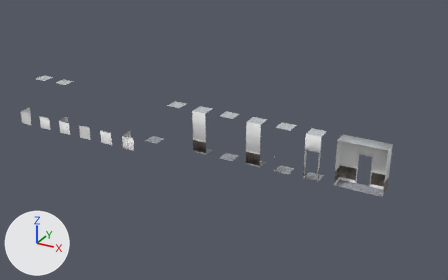
The Blender file blender/level one/sun tiles.blend, before and after one commit.
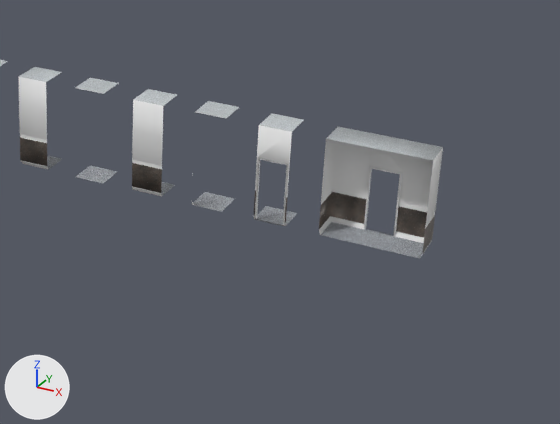
The first picture shows the older version from a 50 mm lens placed at (15.8, -33.1, 17.7), pointed at (-2.9, 1.0, 0.7). The close-ups show both versions on the part from 41% to 100% of the width and 27% to 98% of the height of that picture; other places that the commit changed are outside them. Arrows for +X, +Y and +Z are at lower left; the lights stay in place.

Names of what the first close-up shows: 'cornerin-col', 'cornerout-col', 'doorway-col', 'doorwayop-col', 'floor-col', 'wall-col'.
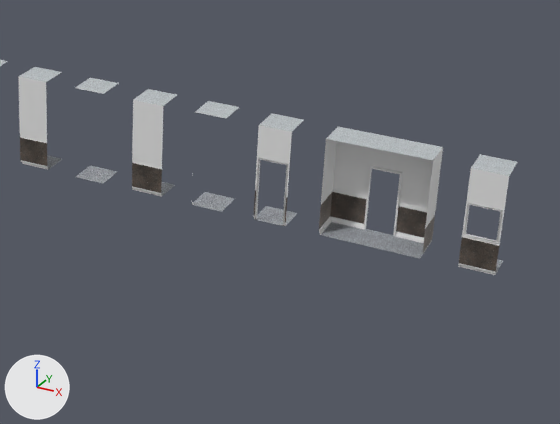
Changed parts and their boxes (x1, y1, x2, y2) in the close-ups (560 x 424 px):
'window-col', added
    after: (458, 154, 517, 275)
    faces in mat_material_001 (its picture is missing): (462, 168, 509, 241)
    faces in mat_material (picture img_diamond_plate_jpg): (459, 237, 499, 272)
    faces in mat_material_002 (picture img_sun_tiles_popcorn_ceiling_webp): (471, 154, 517, 176)
    faces in mat_material_004 (its picture is missing): (458, 202, 503, 275)
part 1 of me_plane, shading changed
    both: (132, 89, 177, 196)
part 2 of me_plane_001, shading changed
    both: (18, 67, 49, 170)
part 3 of me_plane_016, shading changed
    both: (254, 113, 304, 226)
part 4 of me_plane_019, shading changed
    both: (319, 127, 443, 258)

Diff of the bpy script that builds the scene:
```diff
--- a/blender/level one/sun tiles.blend.py
+++ b/blender/level one/sun tiles.blend.py
@@ me_plane @@
 me_plane.from_pydata(...)  # 64 vertices, 31 faces; spans x -0.5..0.5, y -0.5..0.5, z 0.0..3.0
 # used by ob_wall_col; location = (0.0, 0.0, 0.0)
+# me_plane part 1: all faces are now shaded flat (31 of 31 changed)
 me_plane.materials.append(mat_material_001)
@@ me_plane_001 @@
 me_plane_001.from_pydata(...)  # 89 vertices, 58 faces; spans x -0.5..0.5, y -0.5..0.5, z 0.0..3.0
 # used by ob_cornerin_col; location = (-4.0, 0.0, 0.0)
+# me_plane_001 part 2: 58 kept faces spanning x -0.5..0.5, y -0.5..0.5, z 0.0..3.0 are now shaded flat
 me_plane_001.materials.append(mat_material_001)
@@ me_plane_016 @@
 me_plane_016.from_pydata(...)  # 130 vertices, 68 faces; spans x -0.5..0.5, y -0.5..0.5, z 0.0..3.0
 # used by ob_doorway_col; location = (4.0, 0.0, 0.0)
+# me_plane_016 part 3: all faces are now shaded flat (61 of 68 changed)
 me_plane_016.materials.append(mat_material_001)
@@ me_plane_019 @@
 me_plane_019.from_pydata(...)  # 248 vertices, 184 faces; spans x -0.5..0.5, y -0.5..2.5, z 0.0..3.0
 # used by ob_doorwayop_col; location = (6.0, 0.0, 0.0); rotation_euler = (0.0, 0.0, -158.7), in degrees (0, 0, 267)
+# me_plane_019 part 4: all faces are now shaded flat (177 of 184 changed)
 me_plane_019.materials.append(mat_material_001)
@@ me_plane_060 @@
+me_plane_060.from_pydata(...)  # 96 vertices, 48 faces; spans x -0.5..0.5, y -0.52..0.5, z 0.0..3.0
+# faces by material slot: [3, 1, 1, 42, 1]
+me_plane_060.materials.append(mat_material_001)  # its picture is missing
+me_plane_060.materials.append(mat_material_002)  # picture img_popcorn_ceiling_webp
+me_plane_060.materials.append(mat_material_003)  # picture img_carpet_jpg
+me_plane_060.materials.append(mat_material_004)  # its picture is missing
+me_plane_060.materials.append(mat_material)  # picture img_diamond_plate_jpg
@@ ob_window_col @@
+ob_window_col = bpy.data.objects.new('window-col', me_plane_060)
+ob_window_col.location = (10.0, 0.0, 0.0)
```
